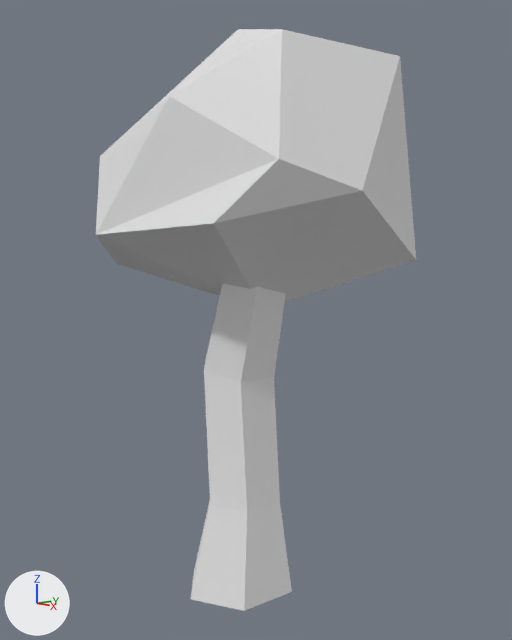
Two versions of the Blender file game/data/mods/vanilla/assets/meshes/tree01.blend, one commit apart.
One viewpoint serves both versions: a camera (50 mm lens) standing at (7.63, -6.52, 5.35) and looking at (0.09, 0.14, 3.85). Lighting does not change. The marker at lower left points along +X, +Y and +Z.
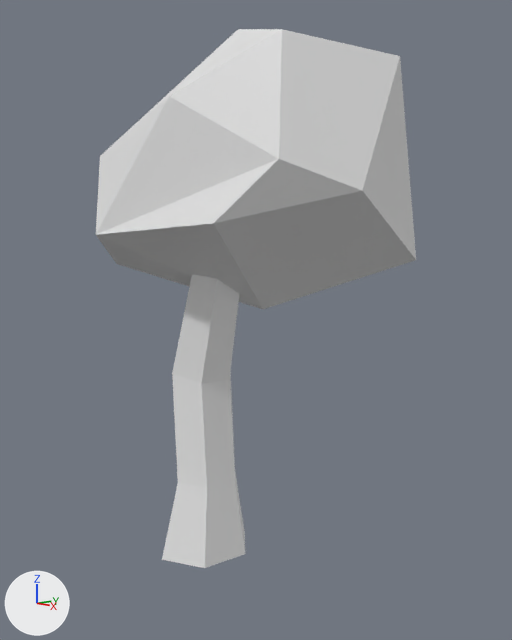
The newer file is also rescaled (x0.31), turned or shifted as a whole; pictures and numbers use the older file's frame.

The change, as a diff of the scene's bpy script:
```diff
--- a/game/data/mods/vanilla/assets/meshes/tree01.blend.py
+++ b/game/data/mods/vanilla/assets/meshes/tree01.blend.py
@@ ob_cube @@
 ob_cube = bpy.data.objects.new('Cube', me_cube)
-ob_cube.location = (0.0, 0.0, 0.0)
+ob_cube.location = (-0.37, -0.42, 0.53)
+ob_cube.scale = (0.814, 0.814, 0.814)
```

Changed parts and their boxes [x1, y1, x2, y2] in the pictures (512 x 640 px):
'Cube', moved, rescaled: before [190, 284, 292, 611]; after [162, 274, 245, 568]
